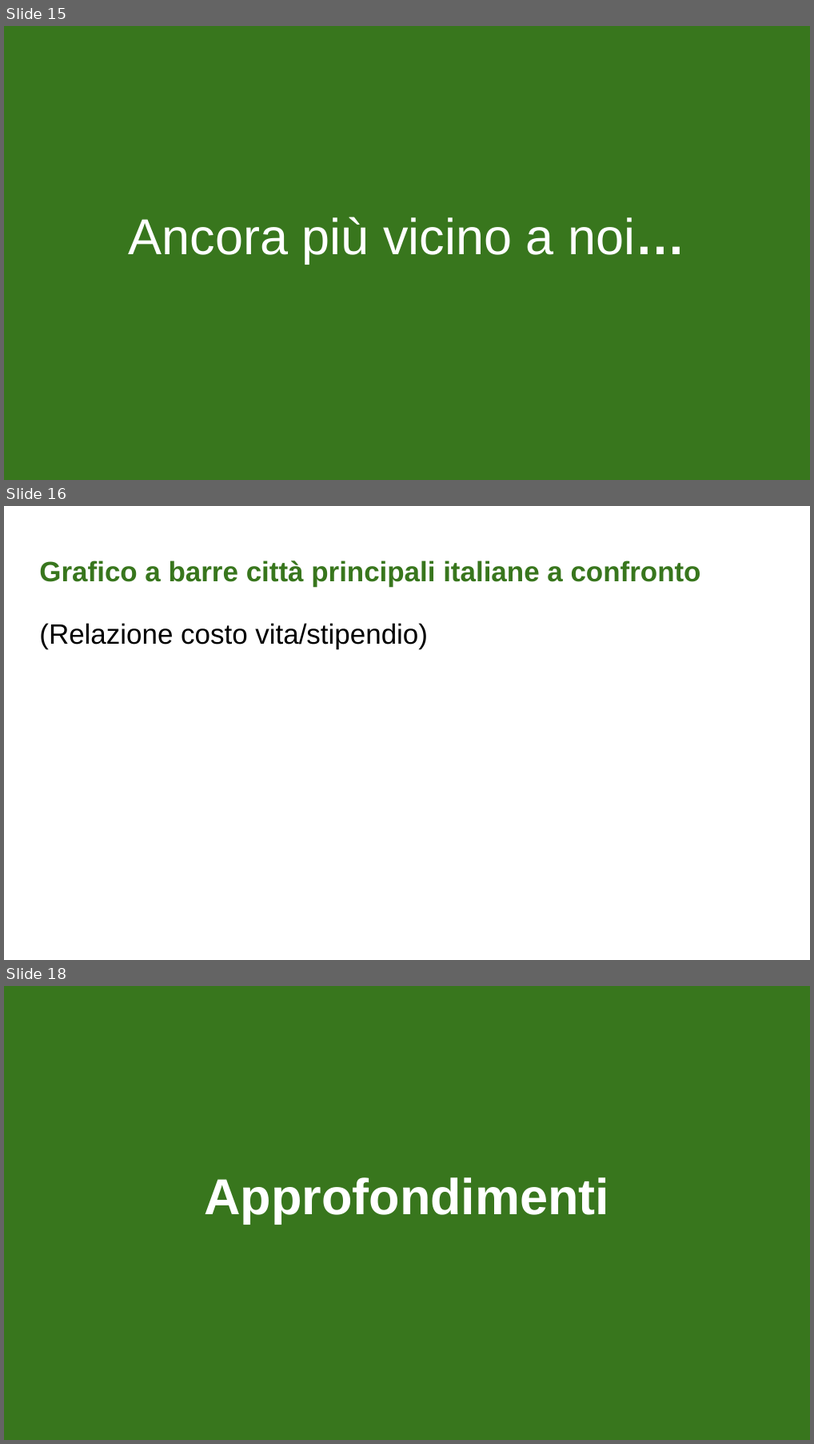
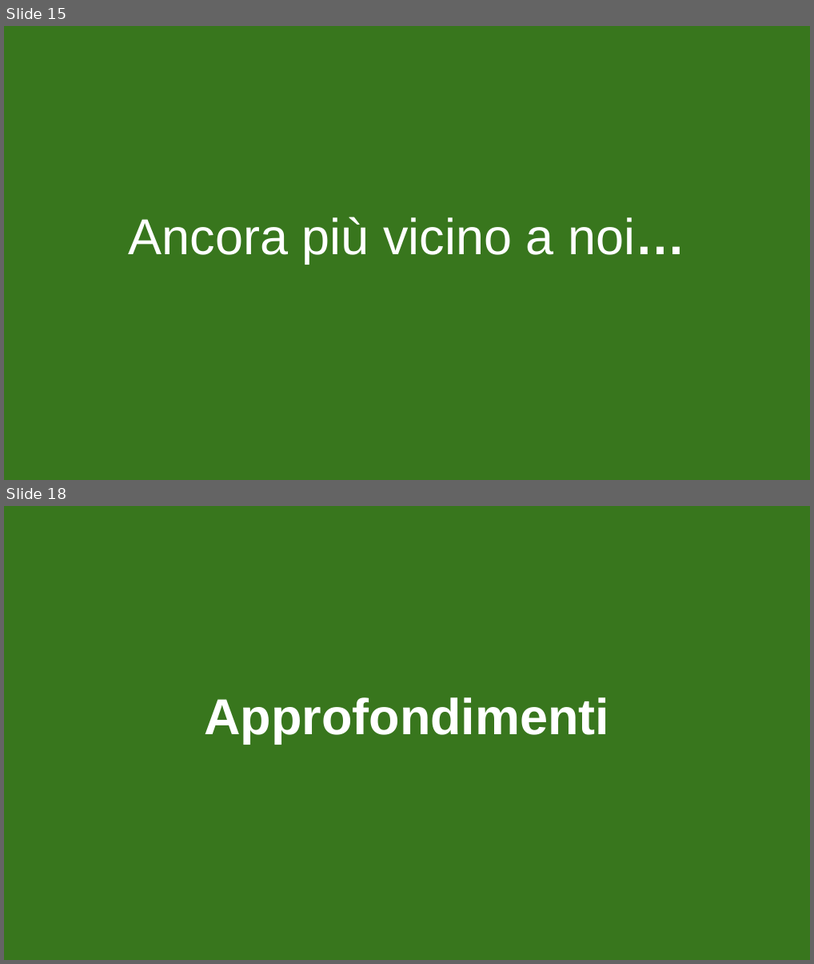
Before and after one commit to Rikysakke/cost-of-living, a slide deck: Cost of living.pptx. Shown one above the other, each under a label of ours: slides 15, 16 and 18 before the commit, slides 15 and 18 after it; the slides between them are not shown. The pictures are 814x1444 and 814x964 pixels, drawn with LibreOffice and Linux fonts; fonts in the diff are those of the drawing. Boxes give left, top, right and bottom in pixels: in the first picture for what was removed or moved away, otherwise in the second. Text is boxed around its words. In the diff, an @@ line names an element or a change of style, - is before the commit and + after.

```diff
--- a/Cost of living.pptx
+++ b/Cost of living.pptx
@@ slide 16 removed at [4, 506, 810, 960], background #FFFFFF @@
@@ title removed at [39, 560, 702, 586] @@
-Grafico a barre città principali italiane a confronto
@@ text removed at [39, 623, 428, 648] @@
-(Relazione costo vita/stipendio)
```
Also in this commit, not shown: 2 slides changed, 4 slides added, 1 other slide removed.
